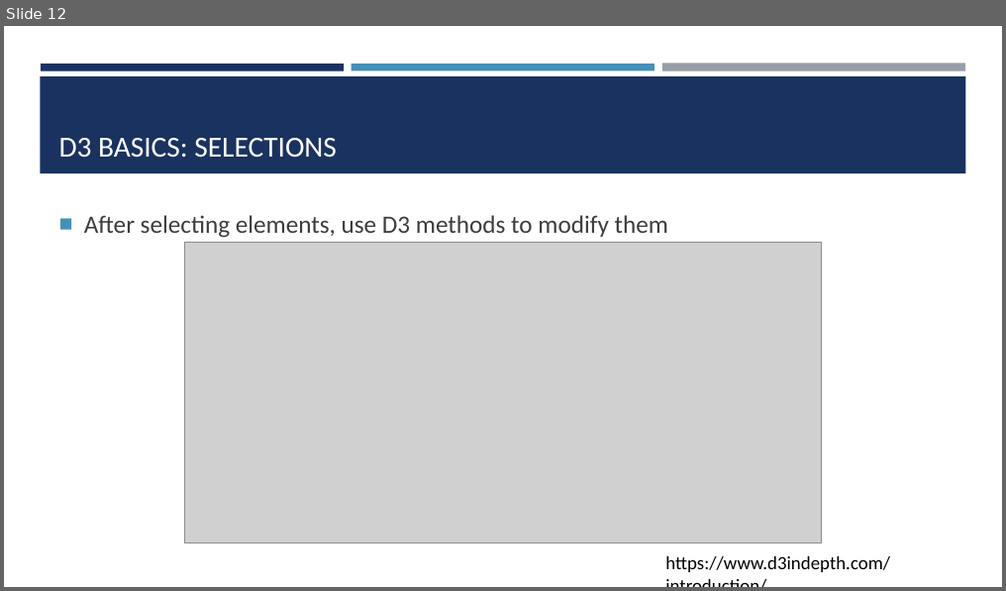
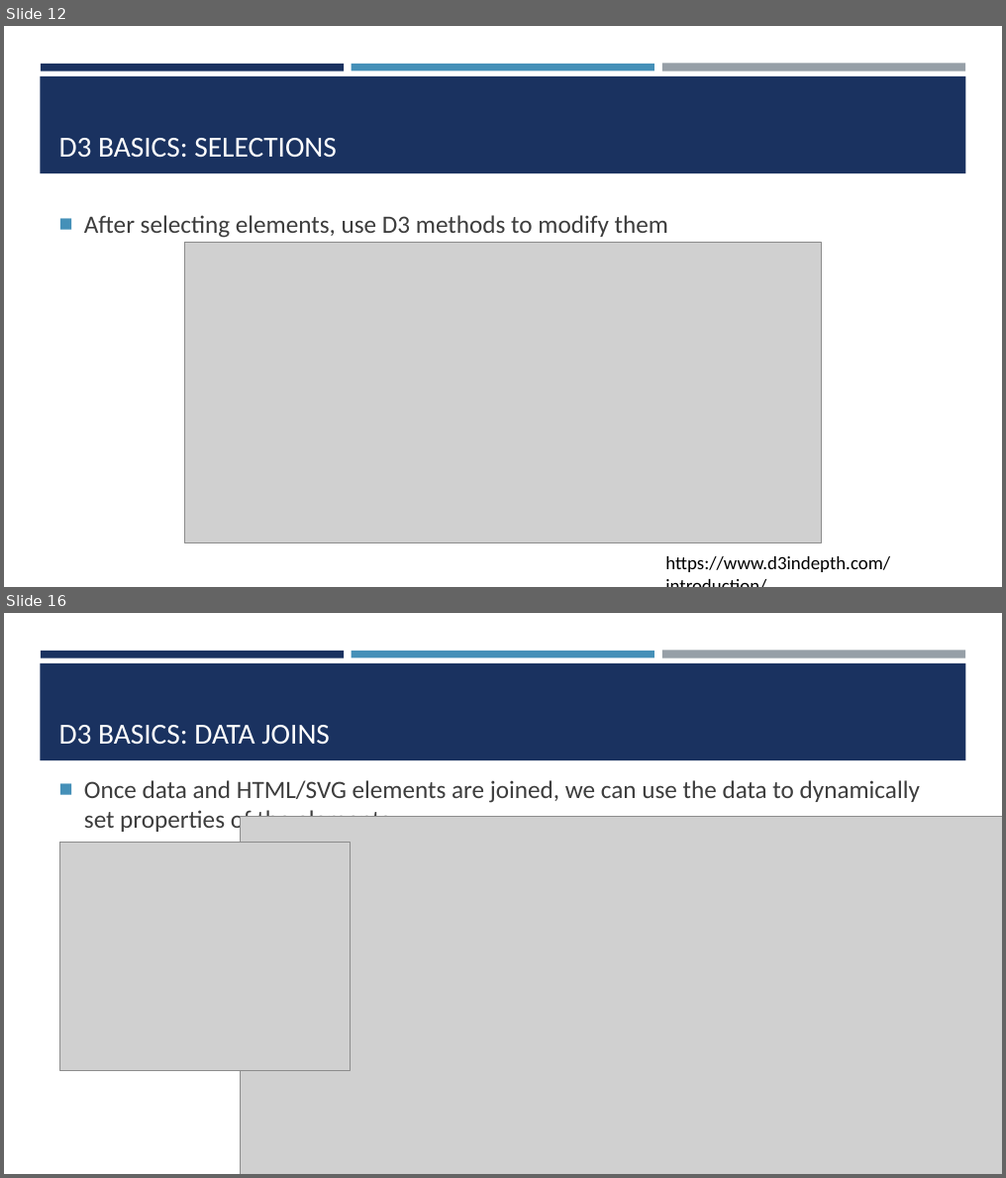
Before and after one commit to amosca01/SDS-CSC235, a slide deck: slides/06-d3.pptx. Shown one above the other, each under a label of ours: slide 12 before the commit, slides 12 and 16 after it; the slides between them are not shown. The pictures are 1006x591 and 1006x1178 pixels, drawn with LibreOffice and Linux fonts; fonts in the diff are those of the drawing; grey boxes stand for pictures. Boxes give left, top, right and bottom in pixels: in the first picture for what was removed or moved away, otherwise in the second. Text is boxed around its words. In the diff, an @@ line names an element or a change of style, - is before the commit and + after.

```diff
--- a/slides/06-d3.pptx
+++ b/slides/06-d3.pptx
@@ slide 16 added at (4,613,1002,1174), background #FFFFFF; not listed: 4 template elements that a slide beside it also shows @@
@@ title added at (59,725,330,744), 28 pt, text #FFFFFF @@
+D3 BASICS: DATA JOINS
@@ text added at (84,780,920,834), 24 pt, text #3D3D3D @@
+■ Once data and HTML/SVG elements are joined, we can use the data to dynamically set properties of the elements
@@ picture added at (240,817,1002,1174) @@
@@ picture added at (59,842,350,1071) @@
```
Also in this commit, not shown: 5 slides changed, 7 other slides added, 6 other files.
